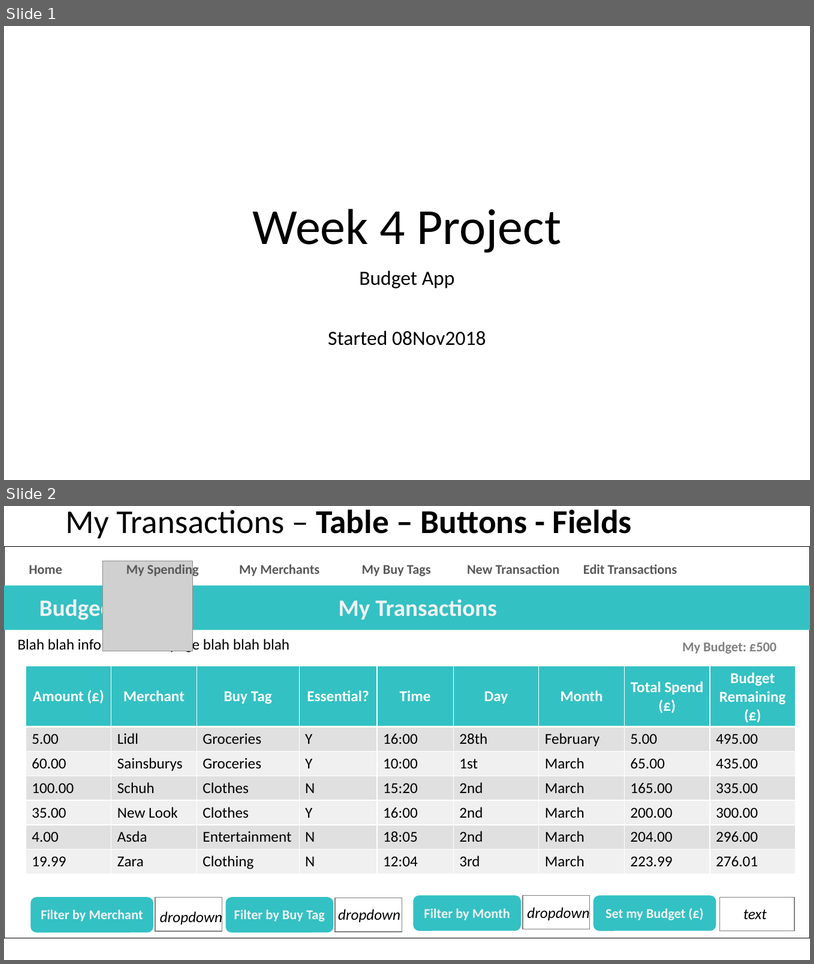
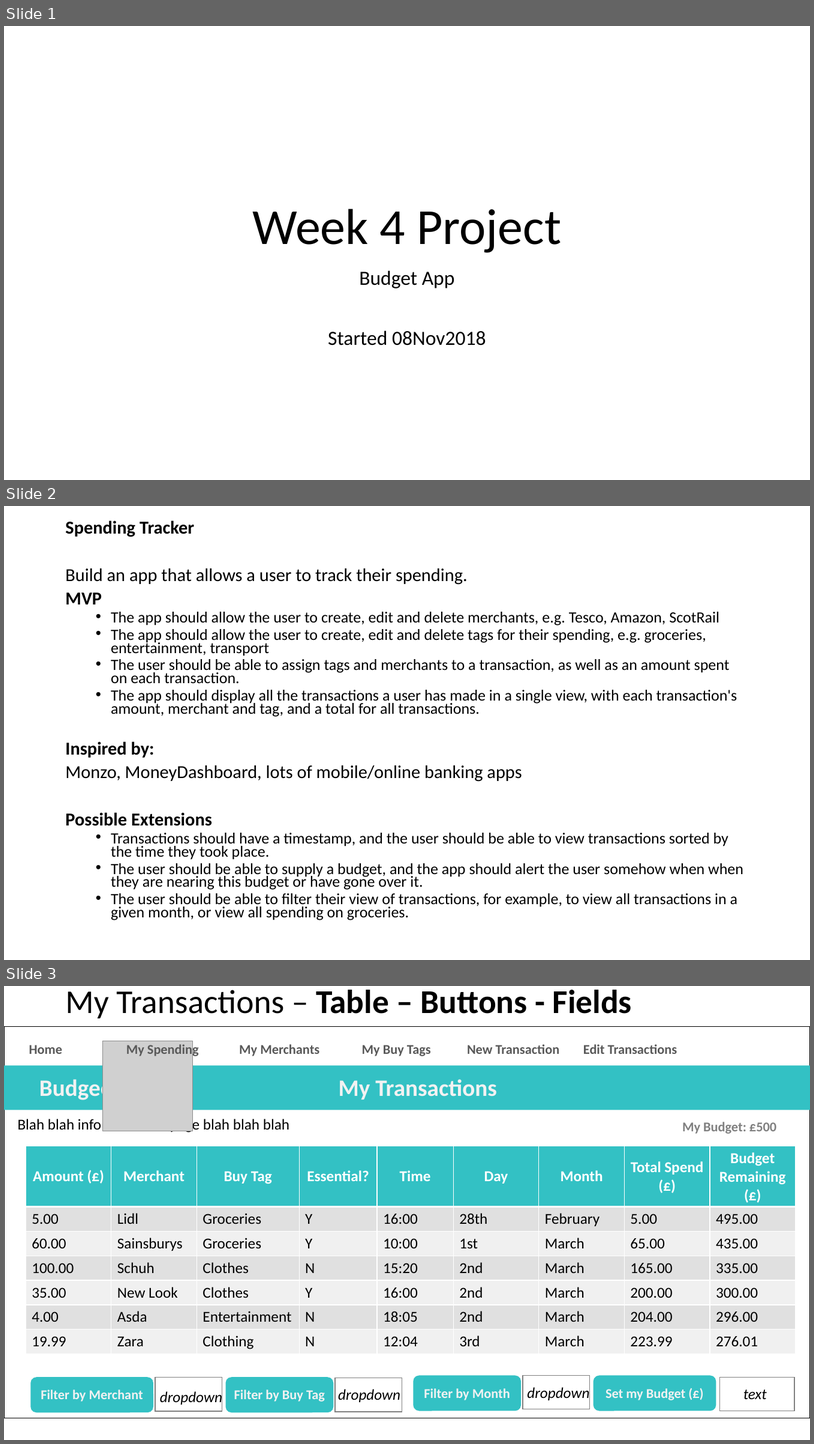
Before and after one commit to catf62/Budgee, a slide deck: Plans_Project_Management/Budget_App_Plan_08Nov2018.pptx. Shown one above the other, each under a label of ours: slides 1 and 2 before the commit, slides 1, 2 and 3 after it. The pictures are 814x964 and 814x1444 pixels, drawn with LibreOffice and Linux fonts; fonts in the diff are those of the drawing; grey boxes stand for pictures. Boxes give left, top, right and bottom in pixels: in the first picture for what was removed or moved away, otherwise in the second. Text is boxed around its words. In the diff, an @@ line names an element or a change of style, - is before the commit and + after.

```diff
--- a/Plans_Project_Management/Budget_App_Plan_08Nov2018.pptx
+++ b/Plans_Project_Management/Budget_App_Plan_08Nov2018.pptx
@@ slide 2 added at box(4, 506, 810, 960), background #FFFFFF @@
@@ text added at box(65, 520, 744, 920), 18.6 pt, text #000000 @@
+Spending Tracker
+Build an app that allows a user to track their spending.
+MVP
+  • The app should allow the user to create, edit and delete merchants, e.g. Tesco, Amazon, ScotRail
+  • The app should allow the user to create, edit and delete tags for their spending, e.g. groceries, entertainment, transport
+  • The user should be able to assign tags and merchants to a transaction, as well as an amount spent on each transaction.
+  • The app should display all the transactions a user has made in a single view, with each transaction's amount, merchant and tag, and a total for all transactions.
+Inspired by:
+Monzo, MoneyDashboard, lots of mobile/online banking apps
+Possible Extensions
+  • Transactions should have a timestamp, and the user should be able to view transactions sorted by the time they took place.
+  • The user should be able to supply a budget, and the app should alert the user somehow when when they are nearing this budget or have gone over it.
+  • The user should be able to filter their view of transactions, for example, to view all transactions in a given month, or view all spending on groceries.
@@ what was slide 2 is now slide 3 @@
```
Also in this commit, not shown: 1 other slide added, 2 other files.
